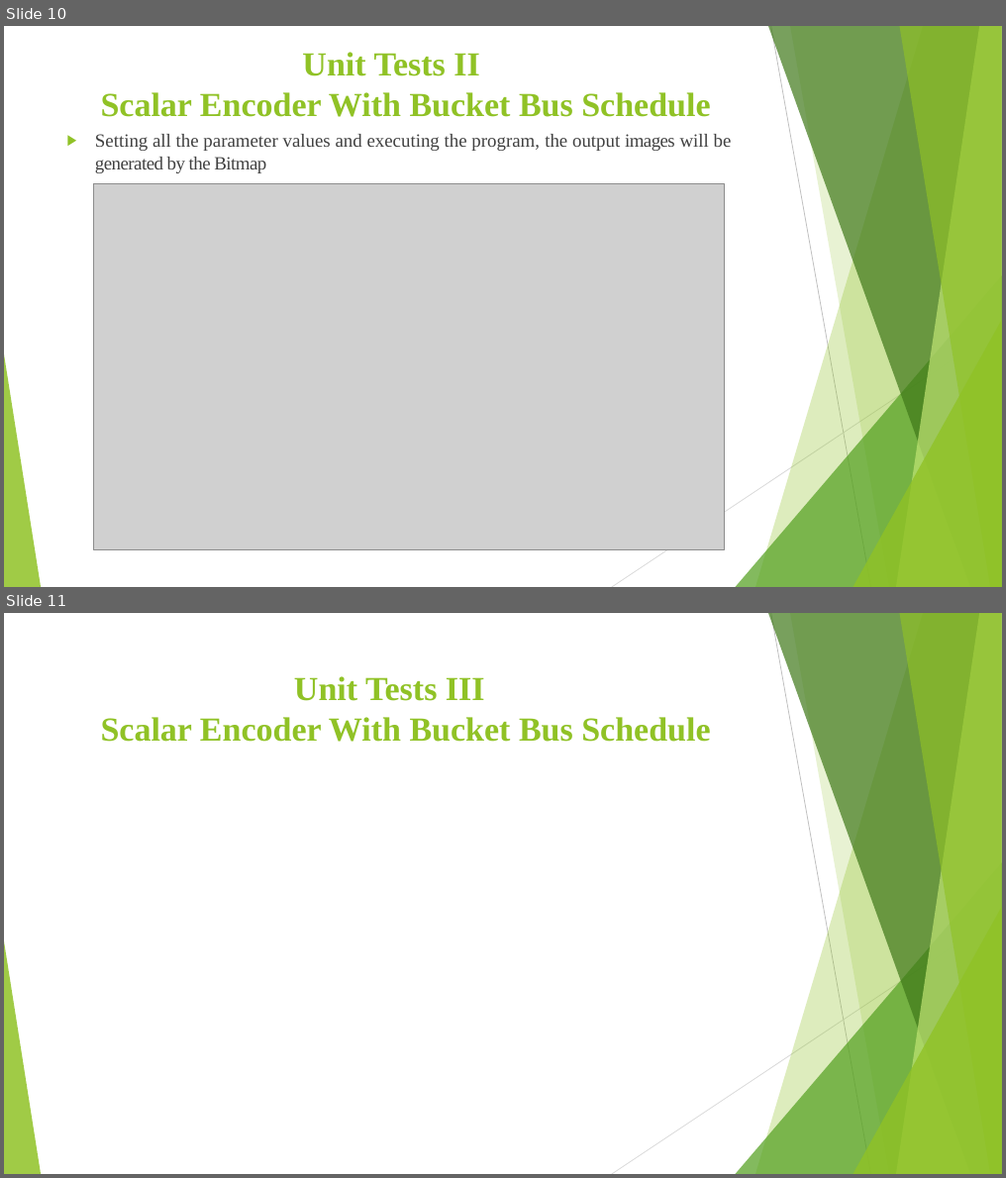
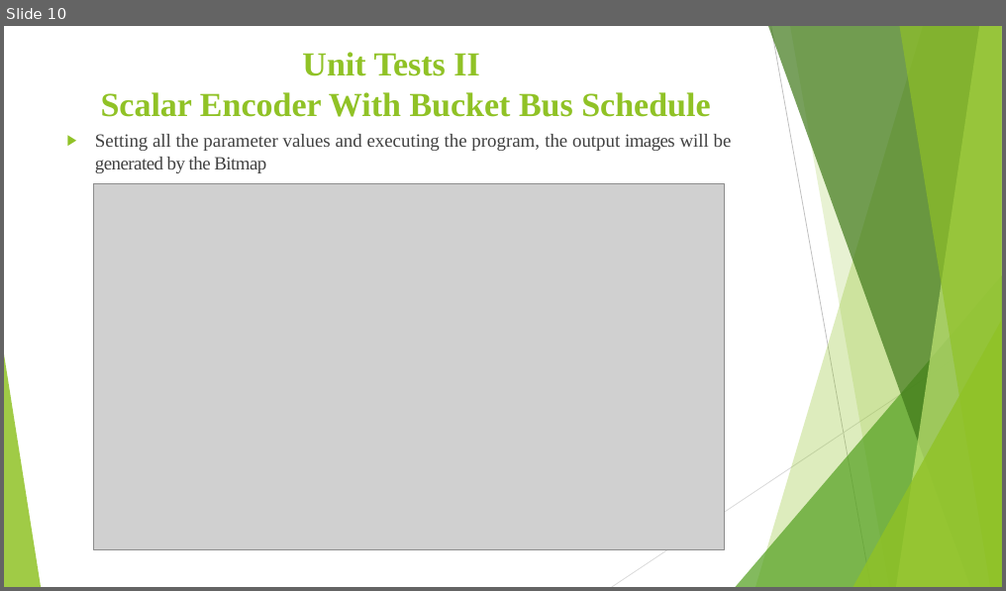
Before and after one commit to AqibJaved123/neocortexapi_Team_ScalarEncoder, a slide deck: source/Team_ScalarEcoder_Documentation/Scalar Encoder with Buckets (1).pptx. Shown one above the other, each under a label of ours: slides 10 and 11 before the commit, slide 10 after it. The pictures are 1006x1178 and 1006x591 pixels, drawn with LibreOffice and Linux fonts; fonts in the diff are those of the drawing; grey boxes stand for pictures. Boxes give left, top, right and bottom in pixels: in the first picture for what was removed or moved away, otherwise in the second. Text is boxed around its words. In the diff, an @@ line names an element or a change of style, - is before the commit and + after.

```diff
--- a/source/Team_ScalarEcoder_Documentation/Scalar Encoder with Buckets (1).pptx
+++ b/source/Team_ScalarEcoder_Documentation/Scalar Encoder with Buckets (1).pptx
@@ slide 11 removed at [4,613,1002,1174], background #FFFFFF; not listed: 10 template elements that a slide beside it also shows @@
@@ title removed at [101,676,710,742] @@
-Unit Tests III
-Scalar Encoder With Bucket Bus Schedule
```
Also in this commit, not shown: 40 slides added, 2 other files.
